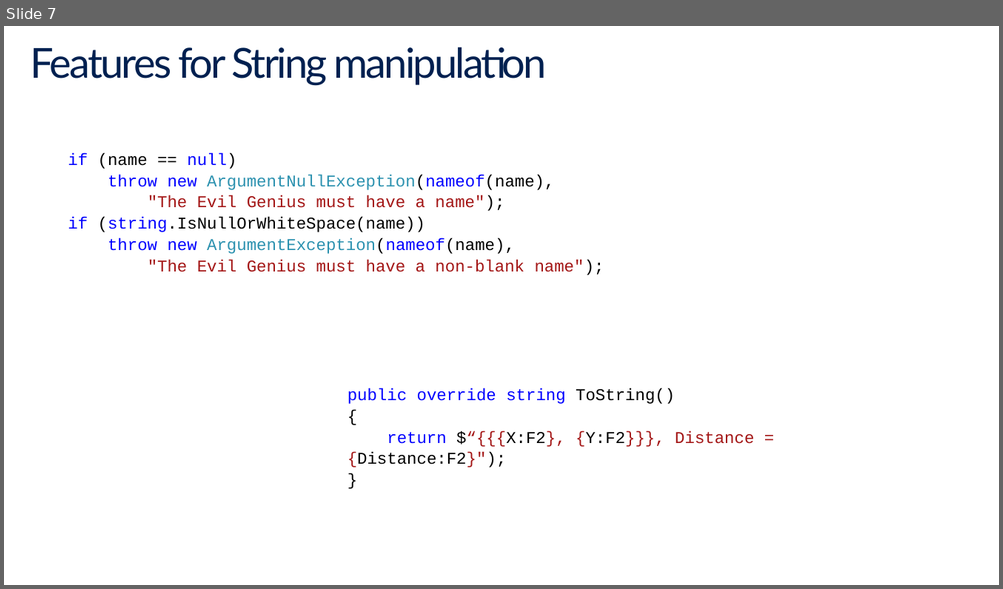
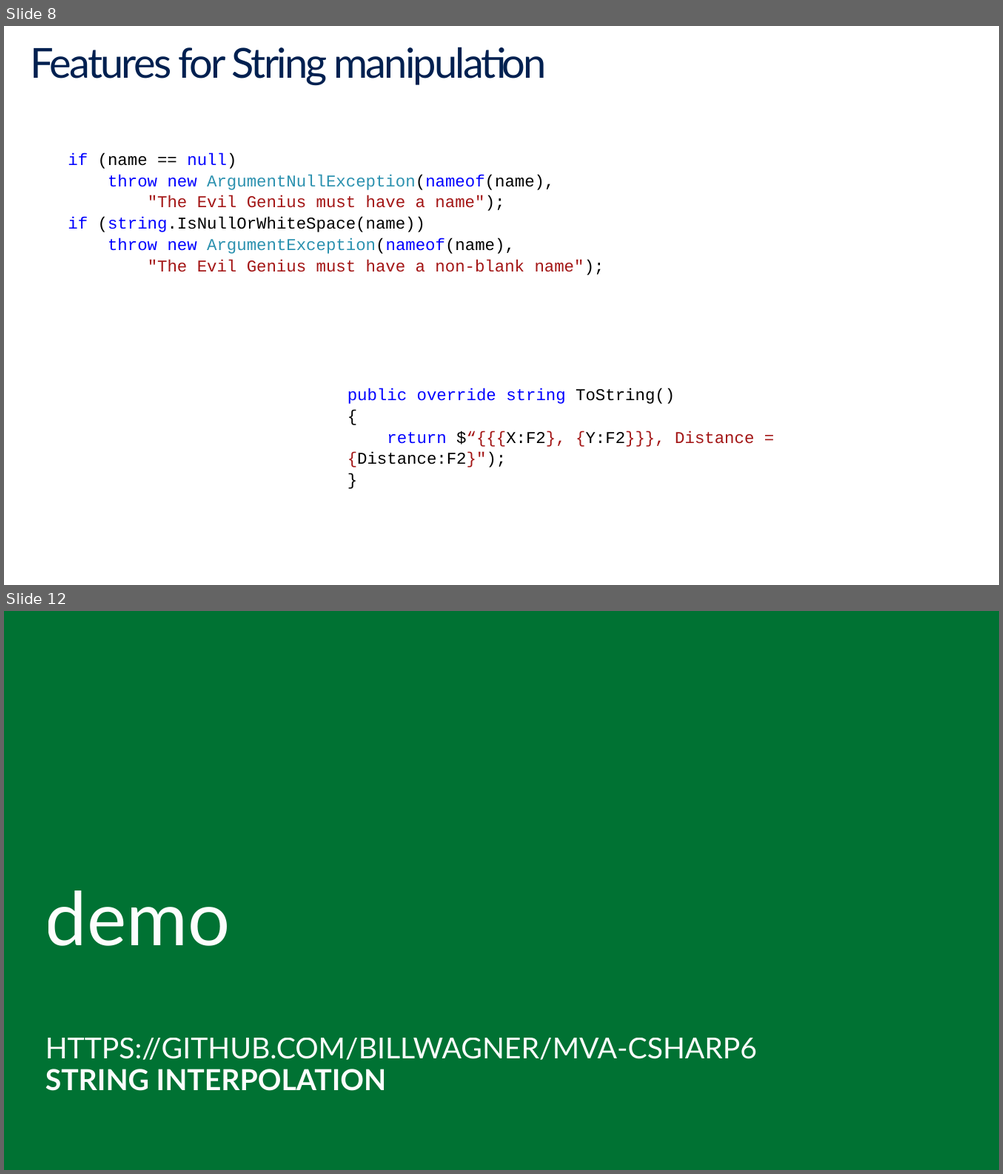
Before and after one commit to BillWagner/MVA-CSharp6, a slide deck: Slides/MVA-What'sNewC#6-Module3.pptx. Shown one above the other, each under a label of ours: slide 7 before the commit, slides 8 and 12 after it; the slides between them are not shown. The pictures are 1003x589 and 1003x1174 pixels, drawn with LibreOffice and Linux fonts; fonts in the diff are those of the drawing. Boxes give left, top, right and bottom in pixels: in the first picture for what was removed or moved away, otherwise in the second. Text is boxed around its words. In the diff, an @@ line names an element or a change of style, - is before the commit and + after.

```diff
--- a/Slides/MVA-What'sNewC#6-Module3.pptx
+++ b/Slides/MVA-What'sNewC#6-Module3.pptx
@@ slide 12 added at (x1=4, y1=611, x2=999, y2=1170), background #007233 @@
@@ text added at (x1=45, y1=891, x2=230, y2=946), 72 pt, text #FFFFFF @@
+demo
@@ subtitle added at (x1=45, y1=1038, x2=757, y2=1091), 28 pt, text #FFFFFF @@
+HTTPS://GITHUB.COM/BILLWAGNER/MVA-CSHARP6
+STRING INTERPOLATION
@@ what was slide 7 is now slide 8 @@
```
Also in this commit, not shown: 2 slides changed, 4 other slides added, 1 other file.
